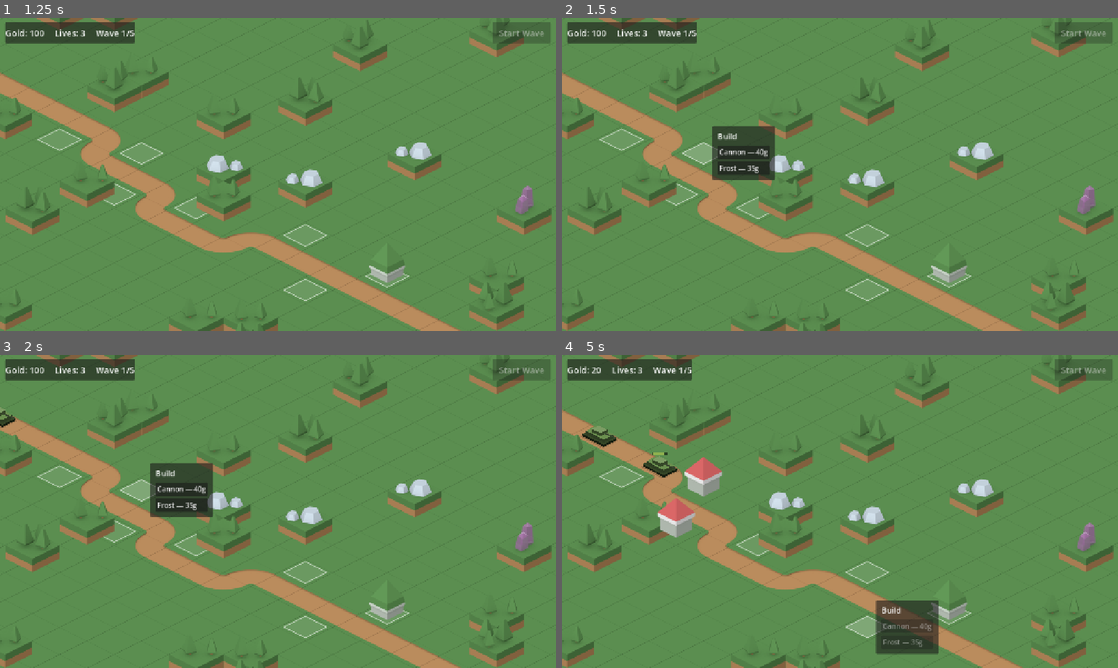
Above: before the commit, frames 1-4 (two rows, left to right).
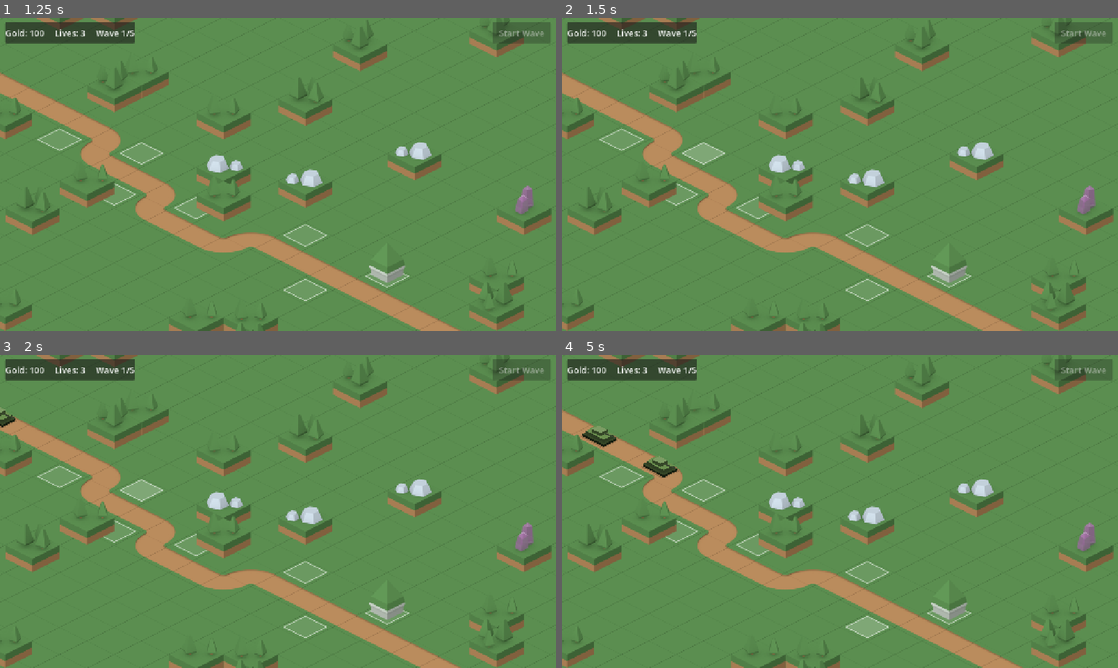
Above: after the commit, the same moments.

Repository: ldimitrov/tankbusters
Game: Godot game, scene res://scenes/main/main.tscn
The game is run twice, just before and just after one commit, with the same random seed, the same clock (stepped at 60 frames per second) and the same inputs.
Inputs (mouse positions are in pixels of both pictures, inside the frame that each line leads up to):
- Up to frame 1 (1.25 s): click "Start Wave" at 0.5 s
- Up to frame 2 (1.5 s): tap Enter at 1.25 s; move the mouse to (701, 152) at 1.27 s; click (701, 152) at 1.42 s
- Up to frame 3 (2 s): no input
- Up to frame 4 (5 s): click (745, 489) at 2 s, where only the run before the commit has a clickable "Cannon — 40g"; move the mouse to (678, 530) at 2.77 s; click (678, 530) at 2.92 s; click (717, 530) at 3.5 s, where only the run before the commit has a clickable "Cannon — 40g"; move the mouse to (867, 627) at 4.27 s; click (867, 627) at 4.42 s

Frame 1 is identical in both runs. In frame 2, 2.0% of the frame differs, in the area x 27-39%, y 34-52%; in frame 3, 2.0%; in frame 4, 3.5%, in the area x 5-68%, y 1-96%.
Error after the commit: Invalid access to property or key 'enabled' on a base object of type 'Dictionary'. (res://scenes/ui/build_menu.gd:26)

Commit message:
feat: per-wave hp multiplier

Diff:
--- a/resources/waves/wave_2.tres
+++ b/resources/waves/wave_2.tres
@@ -21,3 +21,4 @@
 script = ExtResource("1")
 groups = Array[ExtResource("2")]([SubResource("Group_1"), SubResource("Group_2")])
 bonus = 30
+hp_multiplier = 1.15
--- a/resources/waves/wave_3.tres
+++ b/resources/waves/wave_3.tres
@@ -21,3 +21,4 @@
 script = ExtResource("1")
 groups = Array[ExtResource("2")]([SubResource("Group_1"), SubResource("Group_2")])
 bonus = 40
+hp_multiplier = 1.35
--- a/resources/waves/wave_4.tres
+++ b/resources/waves/wave_4.tres
@@ -21,3 +21,4 @@
 script = ExtResource("1")
 groups = Array[ExtResource("2")]([SubResource("Group_1"), SubResource("Group_2")])
 bonus = 40
+hp_multiplier = 1.6
--- a/resources/waves/wave_5.tres
+++ b/resources/waves/wave_5.tres
@@ -21,3 +21,4 @@
 script = ExtResource("1")
 groups = Array[ExtResource("2")]([SubResource("Group_1"), SubResource("Group_2")])
 bonus = 50
+hp_multiplier = 1.9
--- a/scenes/main/main.gd
+++ b/scenes/main/main.gd
@@ -386,7 +386,7 @@
 			options.append({
 				"id": "build:" + id,
 				"label": "%s — %dg" % [data.display_name, cost],
-				"enabled": GameState.can_afford(cost),
+				"cost": cost,
 			})
 	else:
 		var turret: Turret = spot.turret
@@ -396,14 +396,13 @@
 			options.append({
 				"id": "upgrade",
 				"label": "Upgrade — %dg" % turret.upgrade_cost(),
-				"enabled": GameState.can_afford(turret.upgrade_cost()),
+				"cost": turret.upgrade_cost(),
 			})
 		else:
 			options.append({"id": "upgrade", "label": "Max level", "enabled": false})
 		options.append({
 			"id": "sell",
 			"label": "Sell — +%dg" % turret.sell_value(),
-			"enabled": true,
 		})
 	# The spot lives in the scaled world; the menu lives on the screen.
 	# This transform converts between the two spaces.
@@ -464,14 +463,15 @@
 		for i in group.count:
 			if _game_ended:
 				return
-			_spawn_tank(group.tank)
+			_spawn_tank(group.tank, wave.hp_multiplier)
 			# await pauses THIS function (not the game) until the timer fires.
 			await get_tree().create_timer(group.interval).timeout
 
 
-func _spawn_tank(tank_data: TankData) -> void:
+func _spawn_tank(tank_data: TankData, hp_multiplier: float) -> void:
 	var tank := TANK_SCENE.instantiate()
 	tank.data = tank_data
+	tank.hp_multiplier = hp_multiplier
 	tank.path = enemy_path.curve
 	tank.died.connect(_on_tank_died)
 	tank.reached_base.connect(_on_tank_reached_base)
@@ -542,7 +542,13 @@
 		# press its first button, exactly like a player click would.
 		_on_spot_clicked(markers.get_child(2))
 		await get_tree().process_frame
-		hud.build_menu.options_box.get_child(0).pressed.emit()
+		# Affordability must track money changes while the menu is open.
+		var button: Button = hud.build_menu.options_box.get_child(0)
+		GameState.spend(GameState.money)
+		print("menu-test broke: disabled=%s (want true)" % button.disabled)
+		GameState.earn(500)
+		print("menu-test rich: disabled=%s (want false)" % button.disabled)
+		button.pressed.emit()
 	_auto_waves = "--autowaves" in args
 	if "--autostart" in args or _auto_waves:
 		start_wave()
--- a/scripts/wave_data.gd
+++ b/scripts/wave_data.gd
@@ -5,3 +5,6 @@
 
 @export var groups: Array[WaveGroup] = []
 @export var bonus := 30
+## Tank max HP is multiplied by this — later waves reuse the same tank
+## types but send them in with thicker armor.
+@export var hp_multiplier := 1.0
